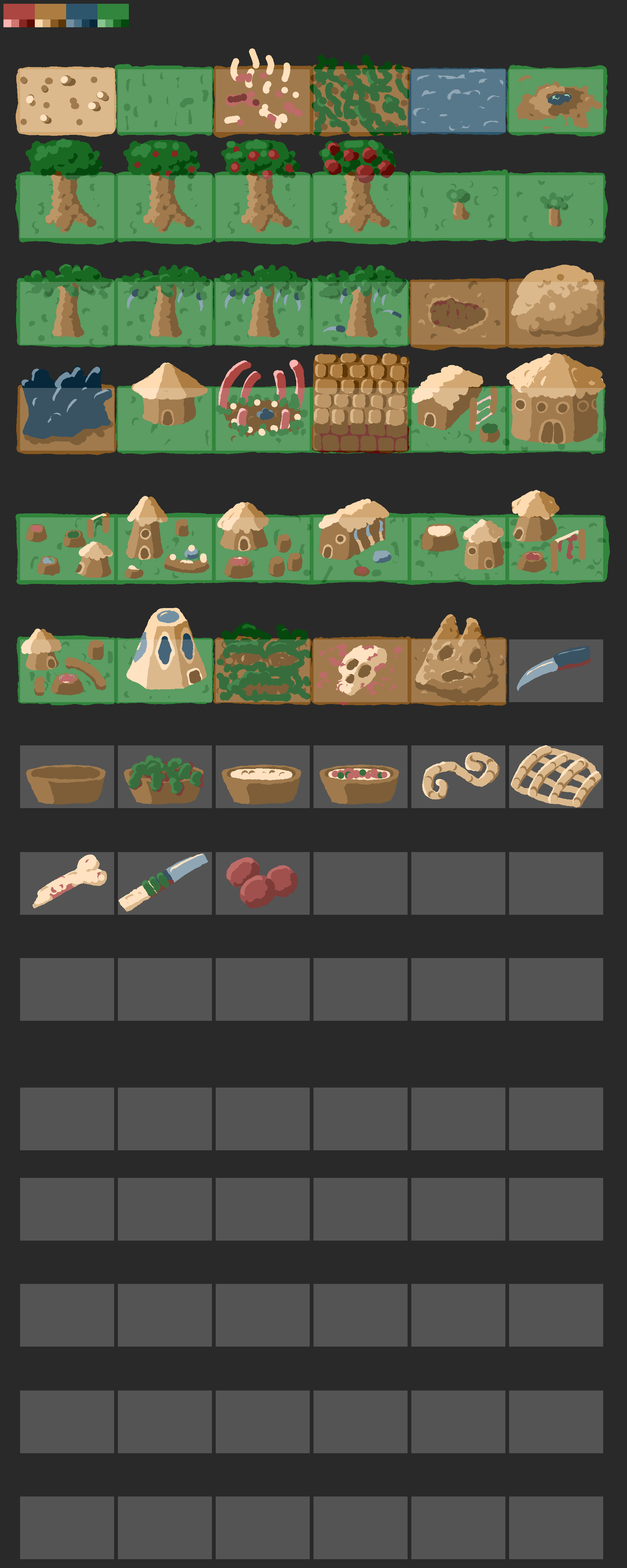
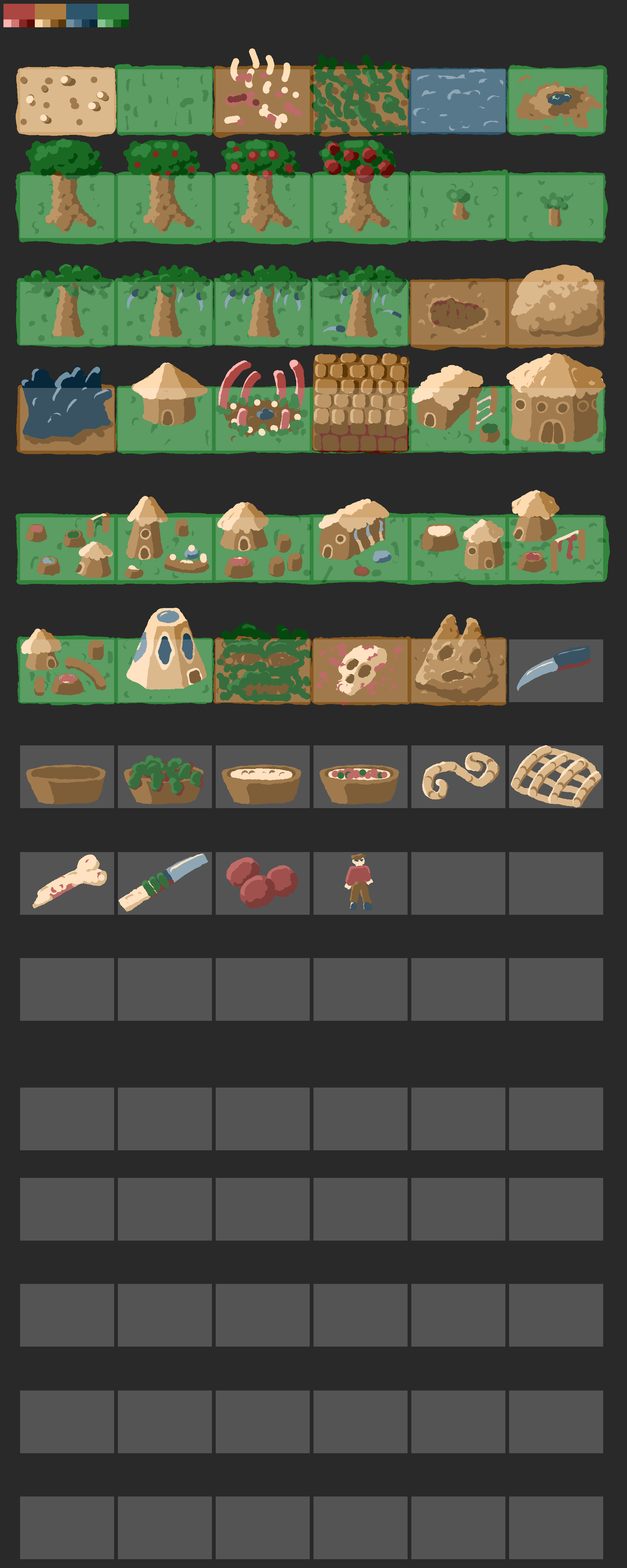
Two versions of the same layered image (627px x 1568px). Layer-by-layer changes:
painted on "Layer" over [344,853,374,911]
